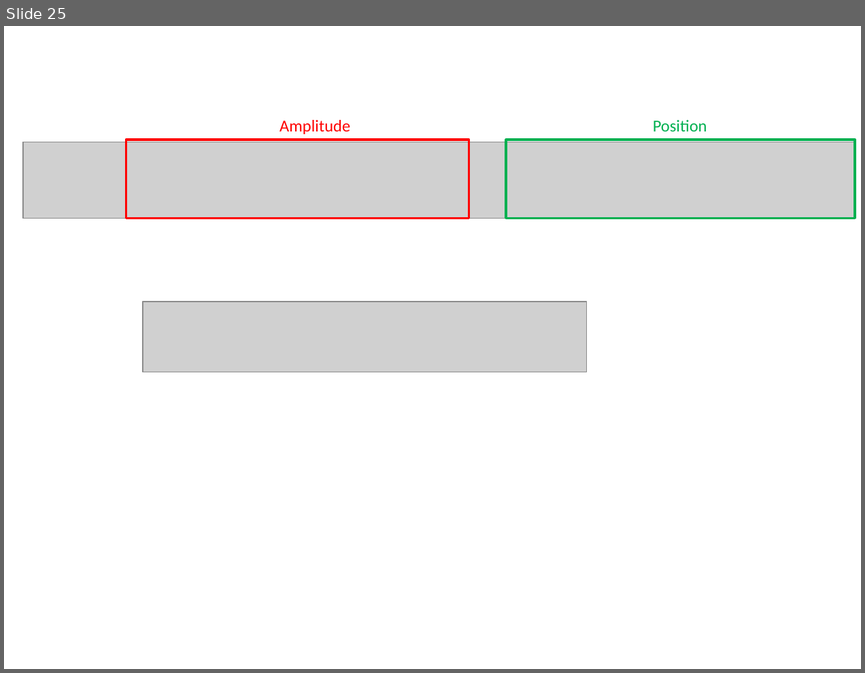
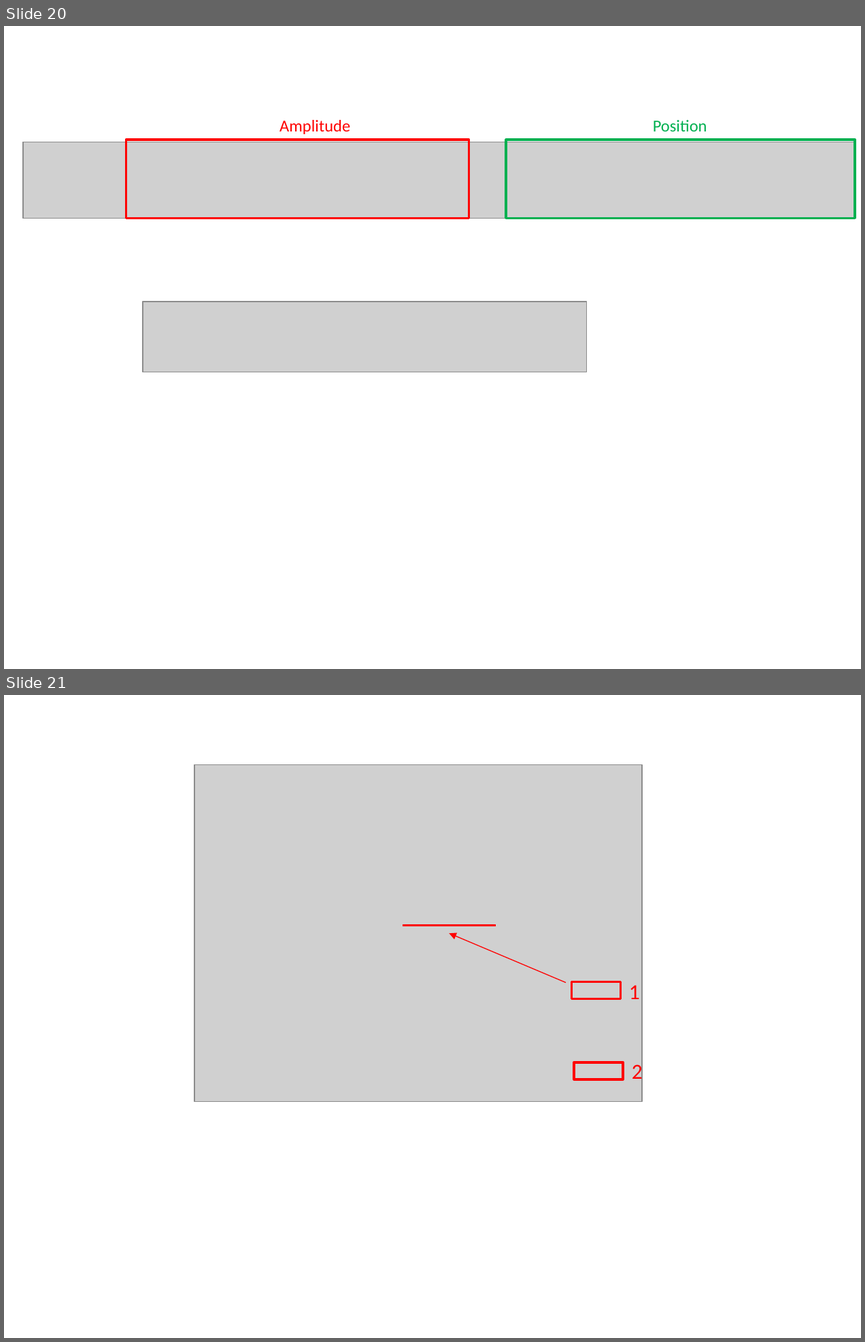
Before and after one commit to DePrettoM/EEGpal, a slide deck: Manuels/picture_EEGpal_manuals.pptx. Shown one above the other, each under a label of ours: slide 25 before the commit, slides 20 and 21 after it. The pictures are 865x673 and 865x1342 pixels, drawn with LibreOffice and Linux fonts; fonts in the diff are those of the drawing; grey boxes stand for pictures. Boxes give left, top, right and bottom in pixels: in the first picture for what was removed or moved away, otherwise in the second. Text is boxed around its words. In the diff, an @@ line names an element or a change of style, - is before the commit and + after.

```diff
--- a/Manuels/picture_EEGpal_manuals.pptx
+++ b/Manuels/picture_EEGpal_manuals.pptx
@@ slide 21 added at (4,695,861,1338), background #FFFFFF @@
@@ picture added at (194,765,641,1102) @@
@@ line added from (402, 926) to (496, 926), #FF0000 1.5 pt @@
@@ arrow added from (566, 982) to (449, 933), #FF0000 0.75 pt @@
@@ rectangle added at (571,982,620,999), outline #FF0000 2 pt @@
@@ text added at (629,985,640,999), 18 pt, text #FF0000 @@
+1
@@ rectangle added at (574,1062,623,1079), outline #FF0000 2 pt @@
@@ text added at (632,1061,643,1084), 18 pt, text #FF0000 @@
+2
@@ what was slide 25 is now slide 20 @@
```
Also in this commit, not shown: 3 slides changed, 3 slides removed, 4 other files.
